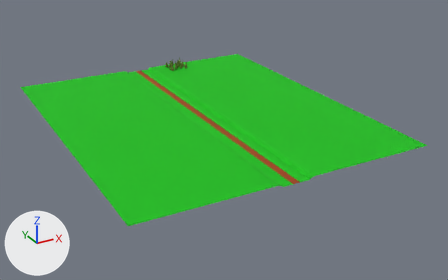
A saved change to the Blender file Blenders/terra.blend.
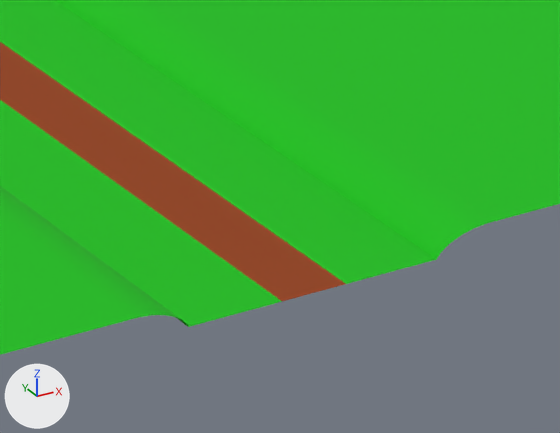
The first picture shows the older version from a 50 mm lens placed at (-232.0, -615.0, 203.0), pointed at (13.0, -170.0, -20.0). The close-ups show both versions on the part from 59% to 72% of the width and 54% to 71% of the height of that picture; other places that the commit changed are outside them. The axes (+X, +Y, +Z) are drawn at lower left. The lights are the same throughout.

Objects in the first close-up: 'bosc.E', 'herba.E.002', 'rampaBosc.E', 'terra.003'.
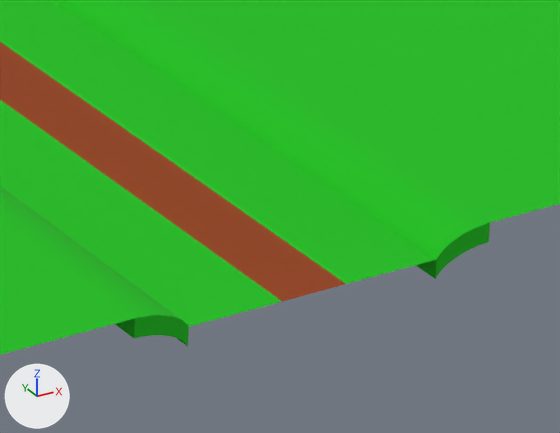
Patch to the scene script:
```diff
--- a/Blenders/terra.blend.py
+++ b/Blenders/terra.blend.py
@@ ob_rampabosc_e @@
 _m = ob_rampabosc_e.modifiers.new('Mirror', 'MIRROR')
 _m.mirror_object = ob_terra_004
+_m = ob_rampabosc_e.modifiers.new('Solidify', 'SOLIDIFY')
```

What differs and where, as boxes (x1, y1, x2, y2) in the close-ups (560 x 433 px):
'rampaBosc.E', modifiers changed: before (0, 0, 490, 327); after (0, 0, 490, 346)
